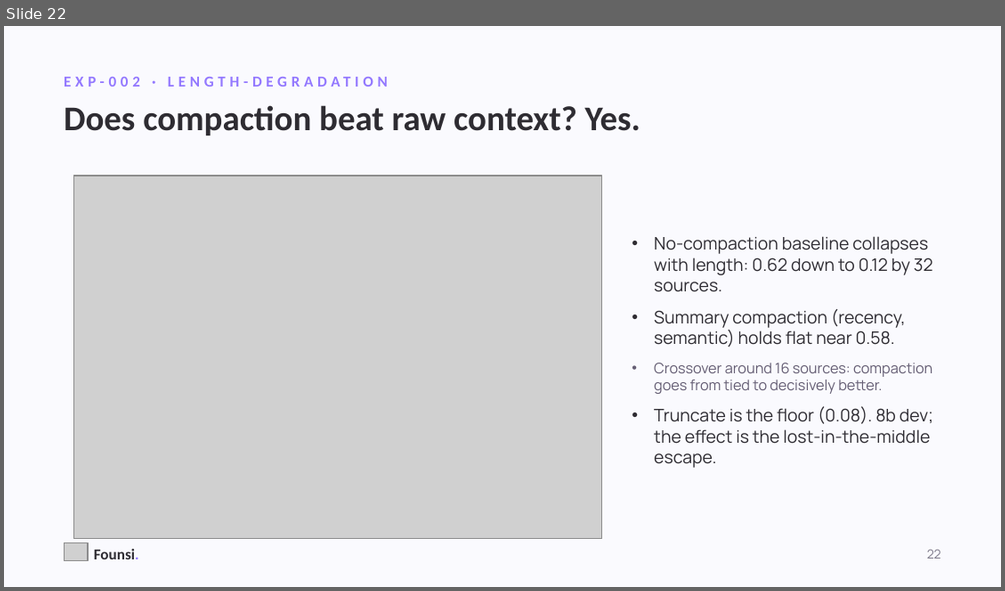
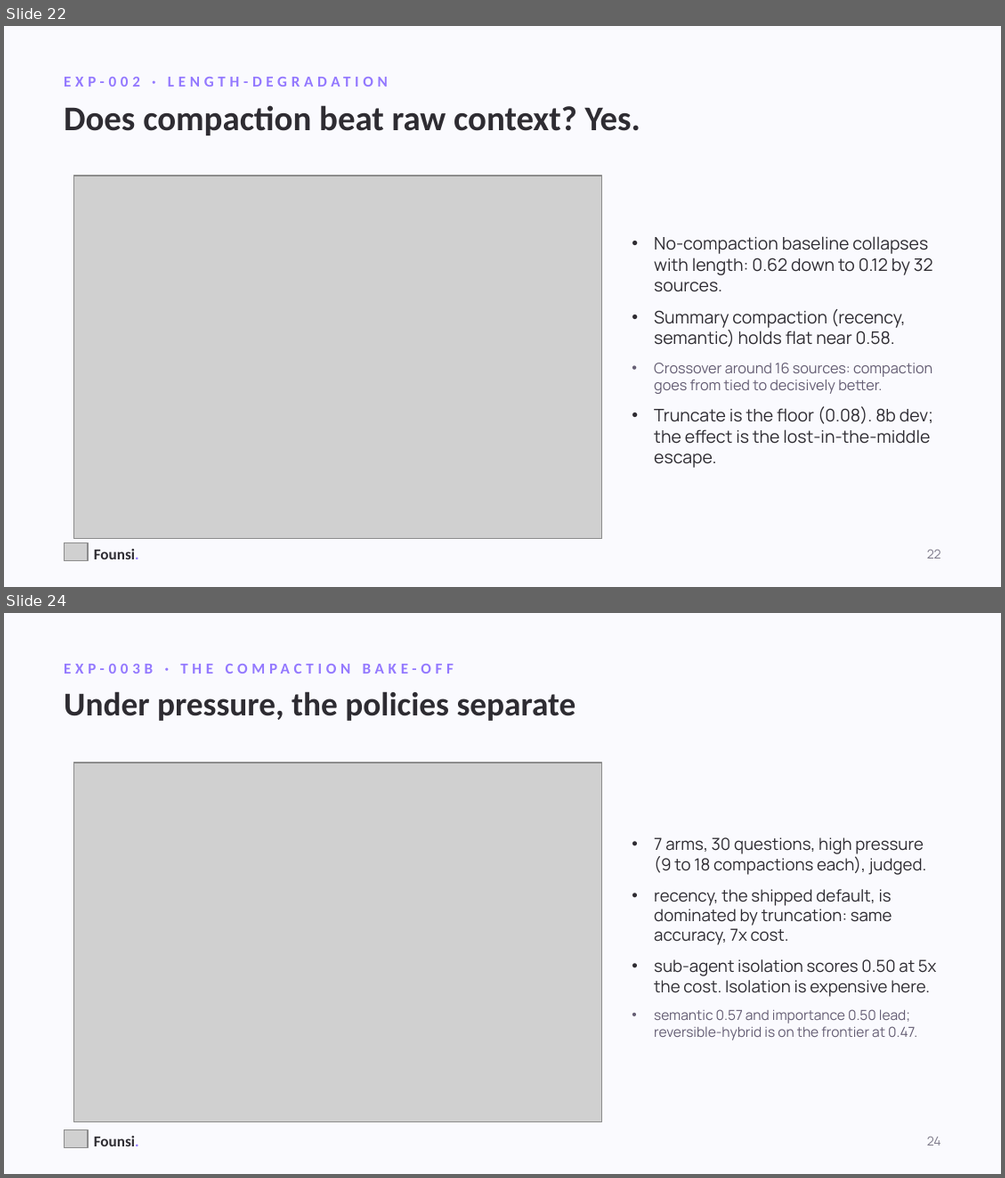
Before and after one commit to kanishkpatel1995/agent-harness, a slide deck: presentation/founsi-context-engineering.pptx. Shown one above the other, each under a label of ours: slide 22 before the commit, slides 22 and 24 after it; the slides between them are not shown. The pictures are 1005x591 and 1005x1178 pixels, drawn with LibreOffice and Linux fonts; fonts in the diff are those of the drawing; grey boxes stand for pictures. Boxes give left, top, right and bottom in pixels: in the first picture for what was removed or moved away, otherwise in the second. Text is boxed around its words. In the diff, an @@ line names an element or a change of style, - is before the commit and + after.

```diff
--- a/presentation/founsi-context-engineering.pptx
+++ b/presentation/founsi-context-engineering.pptx
@@ slide 24 added at (4,613,1001,1174), background #FAFAFE @@
@@ text added at (64,653,941,682), 11 pt, text #9378FF, bold @@
+EXP-003B · THE COMPACTION BAKE-OFF
@@ text added at (64,691,576,721), 24 pt, text #2E2C32, bold @@
+Under pressure, the policies separate
@@ picture added at (73,763,602,1121) @@
@@ text added at (654,837,937,1040), 12 pt, text #2E2C32 @@
+• 7 arms, 30 questions, high pressure (9 to 18 compactions each), judged.
+• recency, the shipped default, is dominated by truncation: same accuracy, 7x cost.
+• sub-agent isolation scores 0.50 at 5x the cost. Isolation is expensive here.
+• semantic 0.57 and importance 0.50 lead; reversible-hybrid is on the frontier at 0.47.
@@ picture added at (64,1129,88,1147) @@
@@ text added at (94,1135,139,1146), 11 pt, text #2E2C32, bold @@
+Founsi.
@@ text added at (927,1136,941,1145), 9 pt, text #7E7A8A @@
+24
```
Also in this commit, not shown: 3 slides changed, 1 other slide added, 4 other files.
